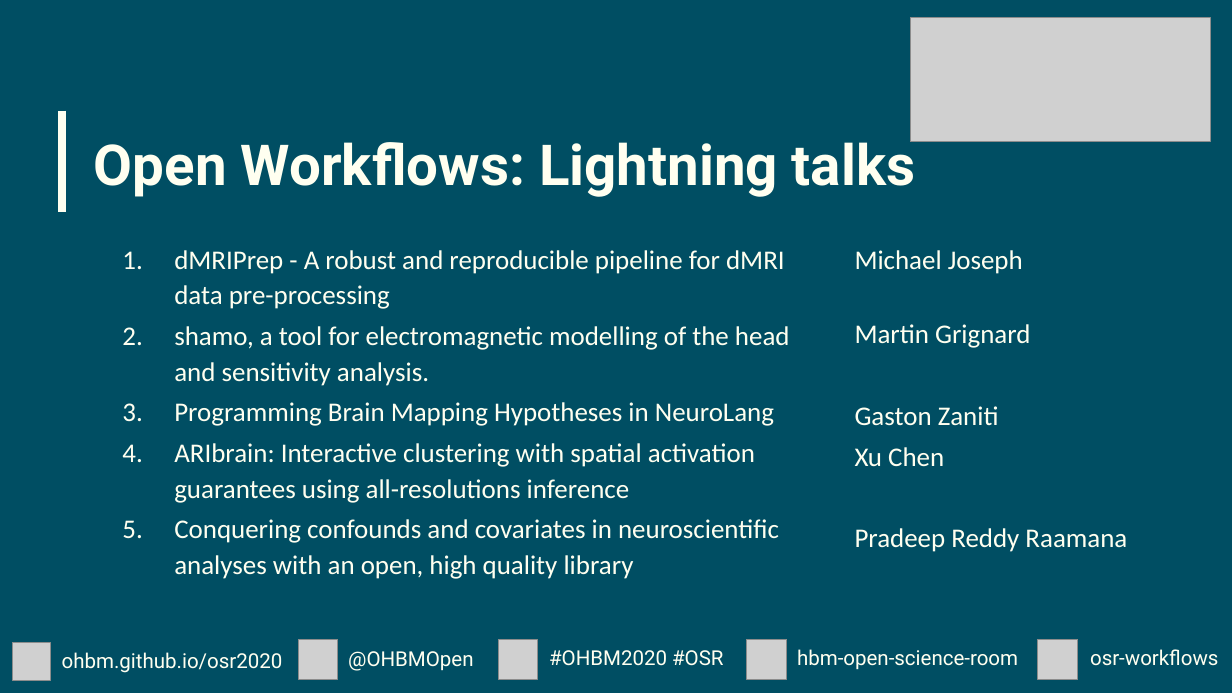
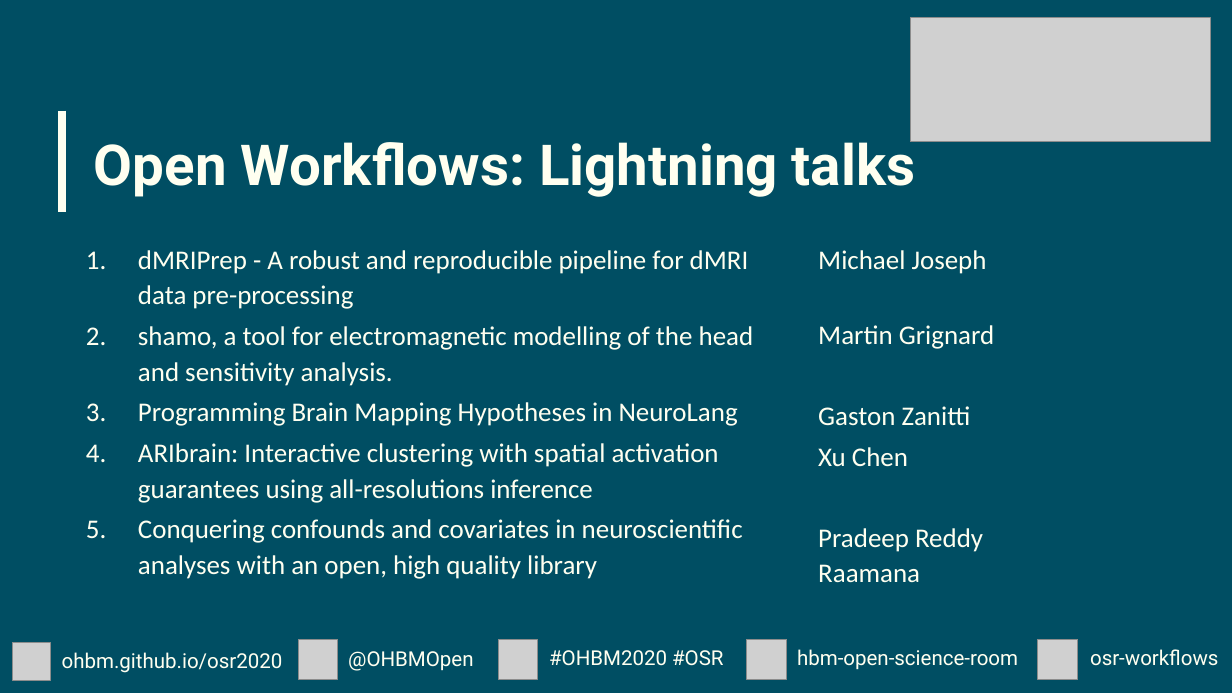
Before and after one commit to ohbm/osr2020, a slide deck: slide 23 of img/IntroSplashScreens.pptx. Drawn at 1232x693 pixels with LibreOffice and Linux fonts; fonts in the diff are those of the drawing; grey boxes stand for pictures. Boxes give left, top, right and bottom in pixels: in the first picture for what was removed or moved away, otherwise in the second. Text is boxed around its words. In the diff, an @@ line names an element or a change of style, - is before the commit and + after.

```diff
--- a/img/IntroSplashScreens.pptx
+++ b/img/IntroSplashScreens.pptx
@@ text "dMRIPrep - A robust and ...": place and size @@
-text "dMRIPrep - A robust and ..." at (174, 250, 790, 579)
+text "dMRIPrep - A robust and ..." at (138, 250, 754, 579)
@@ text "Michael Joseph": place and size @@
-text "Michael Joseph" at (855, 250, 1127, 552)
+text "Michael Joseph" at (818, 250, 994, 583)
@@ text at (818, 406, 971, 426): text changed @@
-Gaston Zaniti
+Gaston Zanitti
```
Also in this commit, not shown: 9 other slides changed, 3 slides added.
